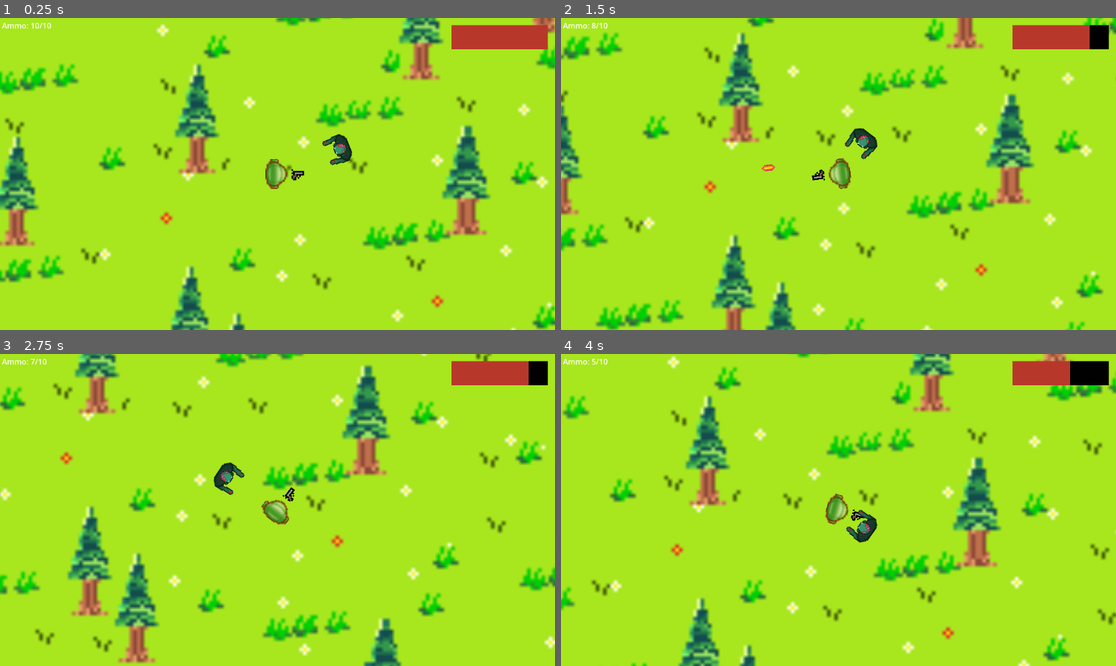
Above: before the commit, frames 1-4 (two rows, left to right).
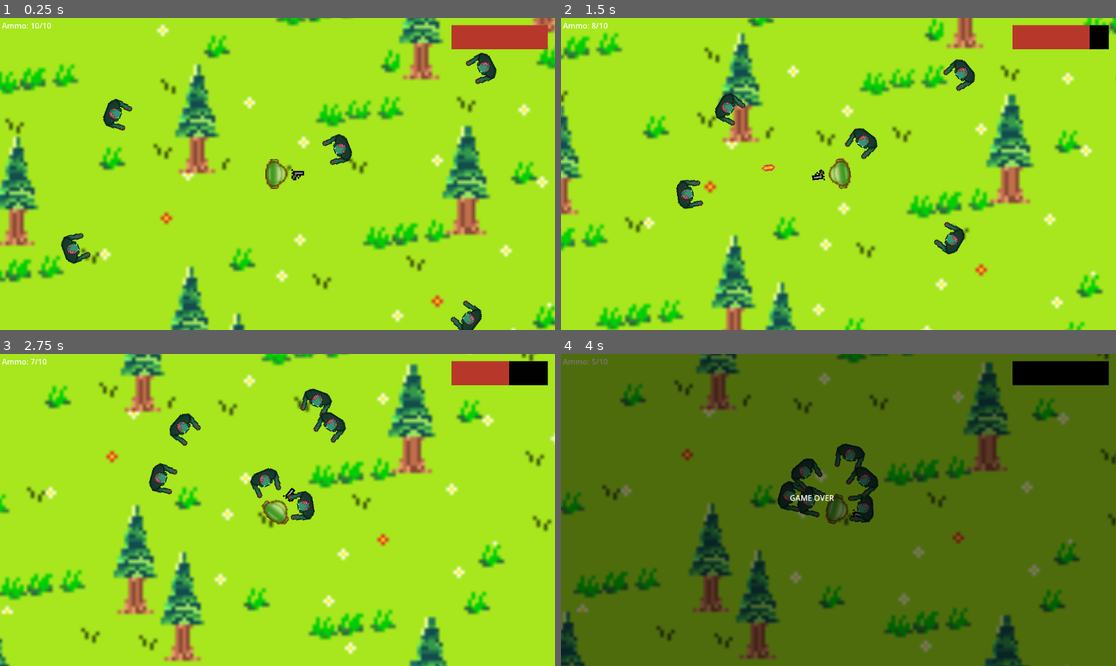
Above: after the commit, the same moments.

Repository: RohanVaIn/ZombieGame
Game: Godot game, scene res://node_2d.tscn
The game is run twice, just before and just after one commit, with the same random seed, the same clock (stepped at 60 frames per second) and the same inputs.
Inputs (mouse positions are in pixels of both pictures, inside the frame that each line leads up to):
- Up to frame 1 (0.25 s): no input
- Up to frame 2 (1.5 s): move the mouse to (960, 158) at 0.52 s; hold D (Right) 0.53-1.28 s; tap Space (Shoot) at 0.6, 1.35 s; move the mouse to (727, 189) at 1.27 s; hold S (Down) from 1.28 s (still down)
- Up to frame 3 (2.75 s): move the mouse to (333, 441) at 2.02 s; release S (Down) at 2.03 s; hold D (Right) from 2.03 s (still down); tap Space (Shoot) at 2.1 s
- Up to frame 4 (4 s): move the mouse to (810, 572) at 2.77 s; release D (Right) at 2.78 s; hold W (Up) 2.78-3.53 s; tap Space (Shoot) at 2.85, 3.6 s; move the mouse to (1005, 556) at 3.52 s; hold A (Left) from 3.53 s (still down)

The runs differ from the first frame. In frame 1, 1.2% of the frame differs, in the area x 10-90%, y 11-100%; in frame 2, 1.2%; in frame 3, 25%; in frame 4, 99%, in the area x 0-100%, y 0-100%.

Commit message:
FINAL
thats it folks

Diff:
--- a/zombie-game-quhacks/Zombie.tscn
+++ b/zombie-game-quhacks/Zombie.tscn
@@ -7,6 +7,7 @@
 size = Vector2(83, 95)
 
 [node name="CharacterBody2D" type="CharacterBody2D" unique_id=1742956287]
+scale = Vector2(0.25, 0.25)
 script = ExtResource("2_g6hu2")
 
 [node name="CollisionShape2D" type="CollisionShape2D" parent="." unique_id=1582845064]
--- a/zombie-game-quhacks/node_2d.gd
+++ b/zombie-game-quhacks/node_2d.gd
@@ -1,17 +1,13 @@
 extends Node2D
 
-func ready():
-	spawn_zombie()
-	spawn_zombie()
-	spawn_zombie()
-	spawn_zombie()
-	spawn_zombie()
+@onready var path_follow = %PathFollow2D
+
 
 func spawn_zombie():
 	var new_zombie = preload("res://Zombie.tscn").instantiate()
-	%PathFollow2D.progress_ratio = randf()
-	new_zombie.global_position = %PathFollow2D.global_position
-
+	path_follow.progress_ratio = randf()
+	new_zombie.global_position = path_follow.global_position
+	add_child(new_zombie)
 
 func _on_timer_timeout():
 	spawn_zombie()
--- a/zombie-game-quhacks/node_2d.tscn
+++ b/zombie-game-quhacks/node_2d.tscn
@@ -48,6 +48,7 @@
 
 [node name="Timer" type="Timer" parent="." unique_id=1555816281]
 wait_time = 2.0
+autostart = true
 
 [node name="GameOver" type="CanvasLayer" parent="." unique_id=288667053]
 unique_name_in_owner = true
@@ -69,5 +70,21 @@
 offset_bottom = 310.0
 text = "GAME OVER"
 
+[node name="Zombie2" parent="." unique_id=361611657 instance=ExtResource("3_epypp")]
+position = Vector2(325, 368)
+scale = Vector2(0.25, 0.25)
+
+[node name="Zombie3" parent="." unique_id=1708995087 instance=ExtResource("3_epypp")]
+position = Vector2(678, 430)
+scale = Vector2(0.25, 0.25)
+
+[node name="Zombie4" parent="." unique_id=1899247024 instance=ExtResource("3_epypp")]
+position = Vector2(692, 206)
+scale = Vector2(0.25, 0.25)
+
+[node name="Zombie5" parent="." unique_id=1722946284 instance=ExtResource("3_epypp")]
+position = Vector2(360, 246)
+scale = Vector2(0.25, 0.25)
+
 [connection signal="dead" from="Player" to="." method="_on_player_dead"]
 [connection signal="timeout" from="Timer" to="." method="_on_timer_timeout"]
